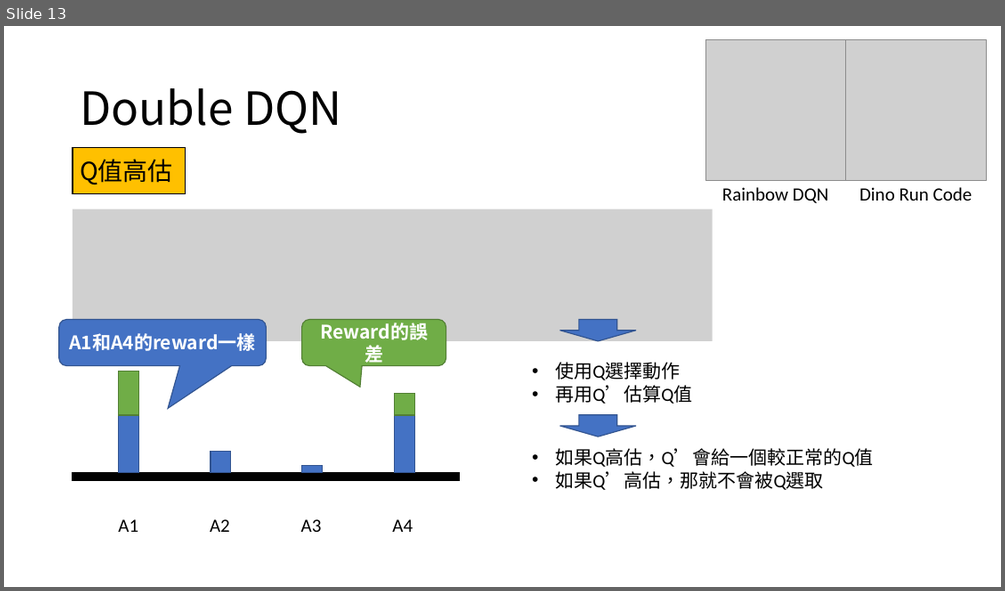
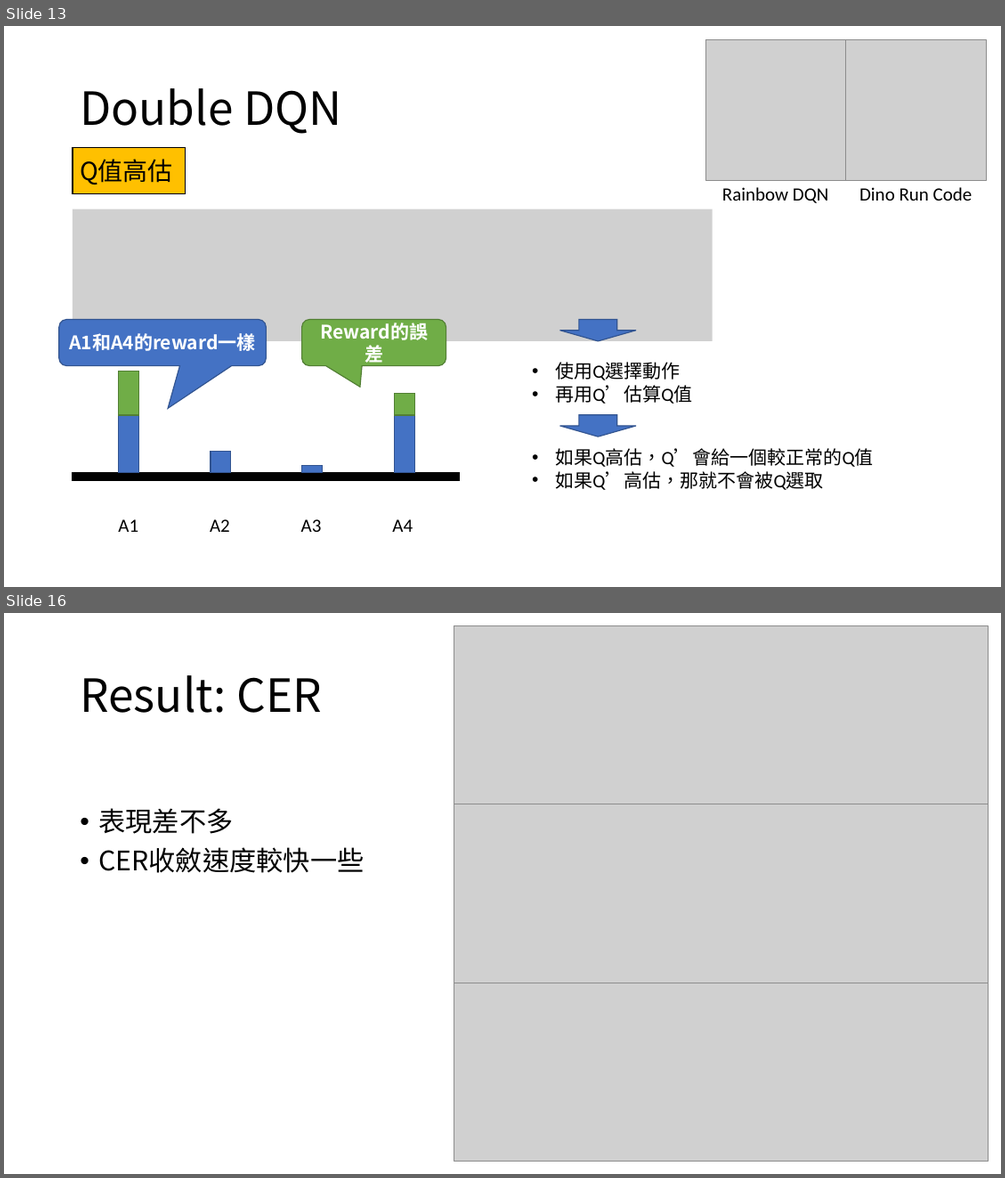
Before and after one commit to 312707047/Dino-Run-with-Rainbow-DQN, a slide deck: 107302002.pptx. Shown one above the other, each under a label of ours: slide 13 before the commit, slides 13 and 16 after it; the slides between them are not shown. The pictures are 1005x591 and 1005x1178 pixels, drawn with LibreOffice and Linux fonts; fonts in the diff are those of the drawing; grey boxes stand for pictures. Boxes give left, top, right and bottom in pixels: in the first picture for what was removed or moved away, otherwise in the second. Text is boxed around its words. In the diff, an @@ line names an element or a change of style, - is before the commit and + after.

```diff
--- a/107302002.pptx
+++ b/107302002.pptx
@@ slide 16 added at [4, 613, 1001, 1174], background #FFFFFF @@
@@ picture added at [454, 626, 989, 804] @@
@@ title added at [80, 675, 323, 713], 44 pt, text #000000 @@
+Result: CER
@@ text added at [98, 808, 364, 873], 25.9 pt, text #000000 @@
+• 表現差不多
+• CER收斂速度較快一些
@@ picture added at [454, 804, 989, 982] @@
@@ picture added at [454, 982, 989, 1160] @@
```
Also in this commit, not shown: 2 slides changed, 5 other slides added, 25 other files.
